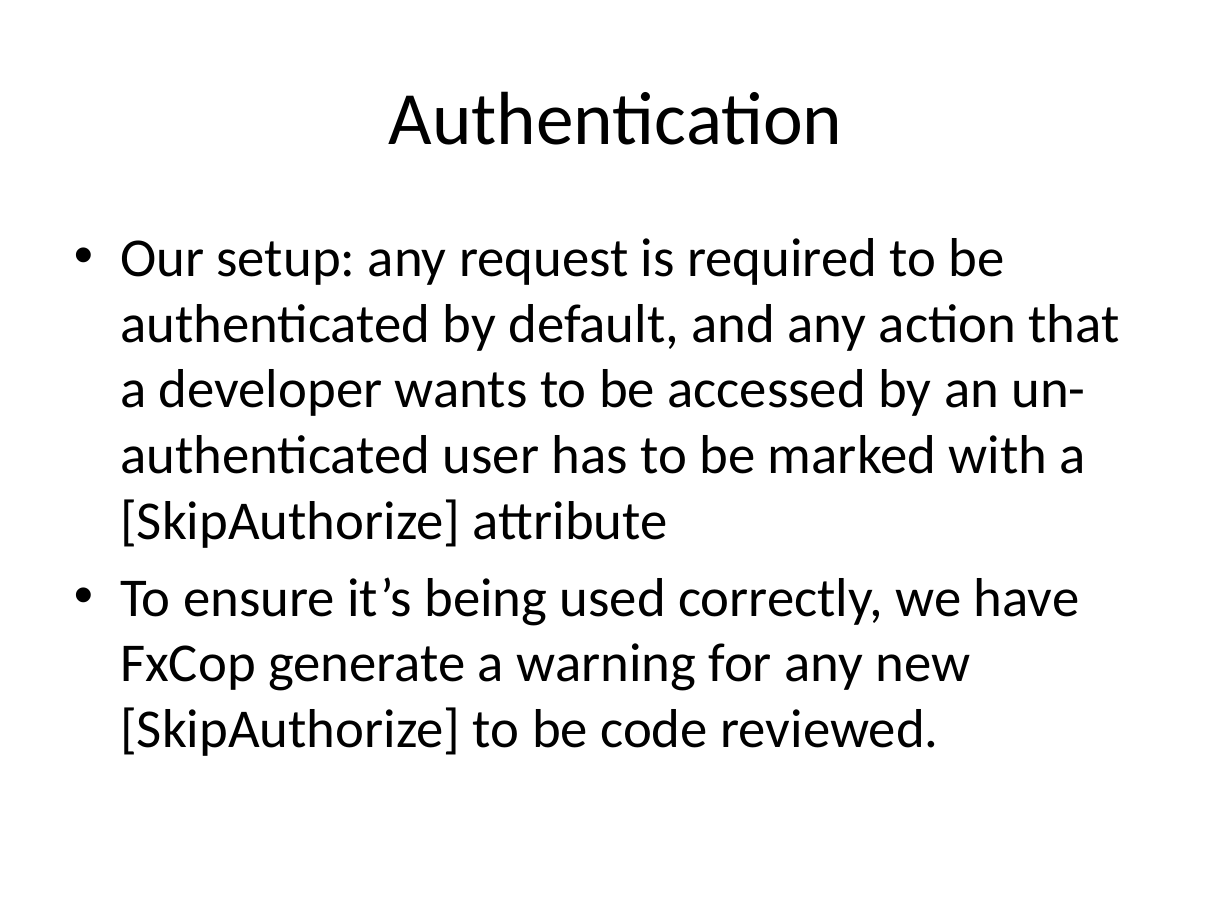
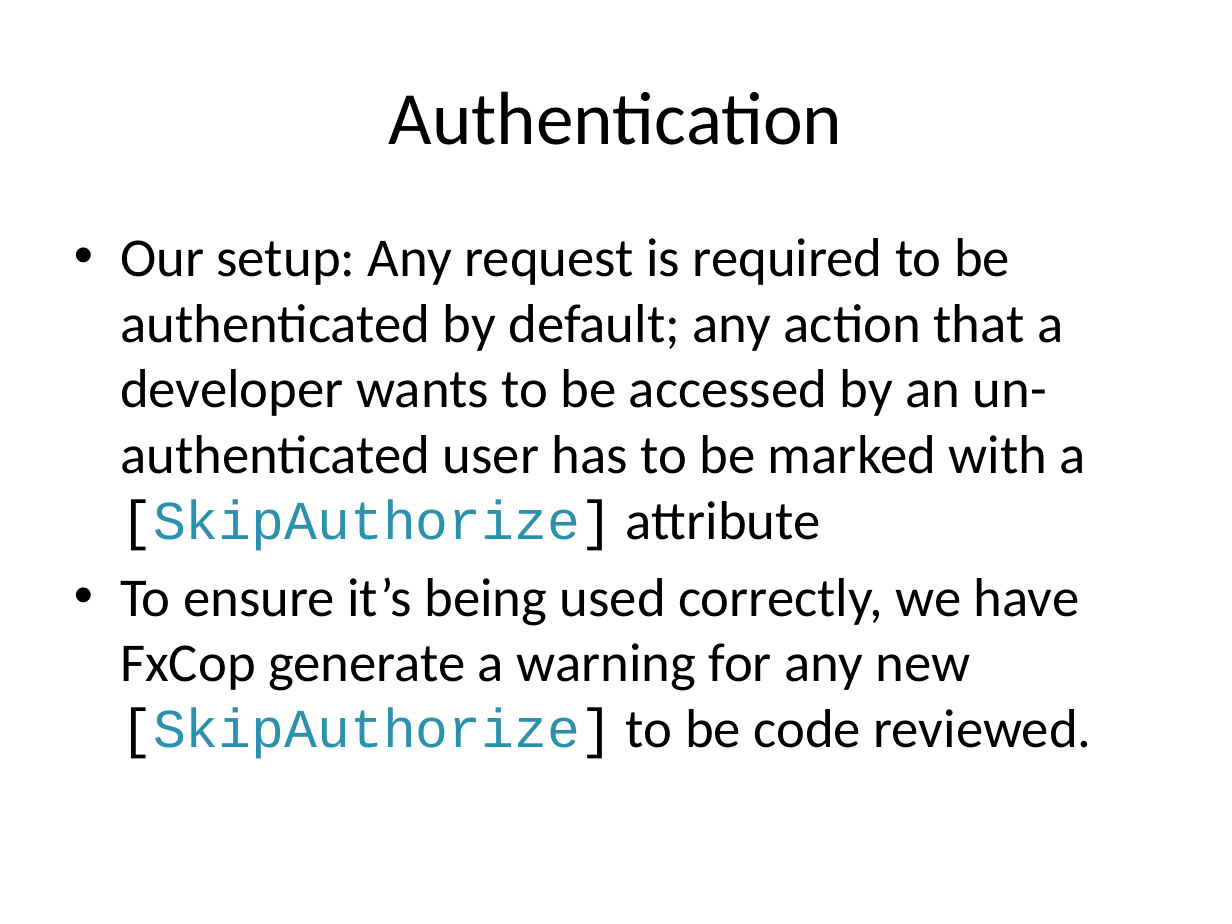
Before and after one commit to Chris-ScoutCorps/FxCop, a slide deck: slide 25 of FxCop.pptx (slide 23 before the commit). Drawn at 1232x924 pixels with LibreOffice and Linux fonts; fonts in the diff are those of the drawing. Boxes give left, top, right and bottom in pixels: in the first picture for what was removed or moved away, otherwise in the second. Text is boxed around its words. In the diff, an @@ line names an element or a change of style, - is before the commit and + after.

```diff
--- a/FxCop.pptx
+++ b/FxCop.pptx
@@ text at (120,238,1086,551): text changed @@
-• Our setup: any request is required to be authenticated by default, and any action that a developer wants to be accessed by an un-authenticated user has to be marked with a [SkipAuthorize] attribute
+• Our setup: Any request is required to be authenticated by default; any action that a developer wants to be accessed by an un-authenticated user has to be marked with a [SkipAuthorize] attribute
@@ text at (120,577,1091,759): font Calibri to Courier New, text colour #000000 to #2B91AF, highlight none to #FFFFFF in "[SkipAuthorize]" @@
```
Also in this commit, not shown: 36 other slides changed, 2 slides added, 1 slide removed, 1 other file.
